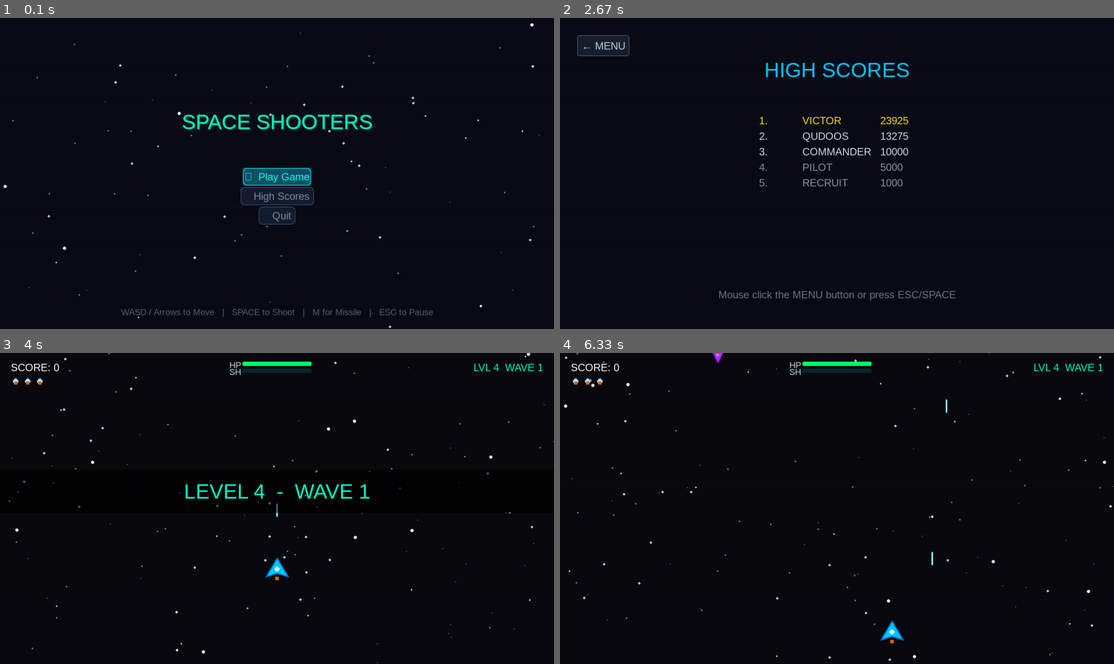
Above: before the commit, frames 1-4 (two rows, left to right).
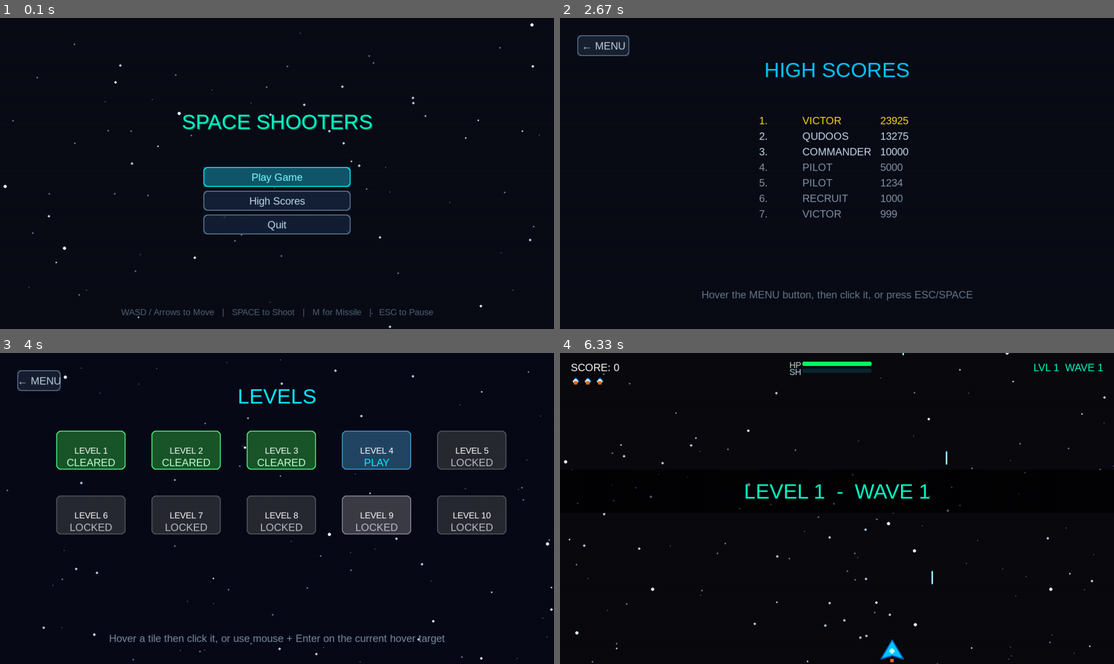
Above: after the commit, the same moments.

Repository: abdulqudoos181005/learning_pygame
Game: pygame game, started from src/game.py
The game is run twice, just before and just after one commit, with the same random seed, the same clock (stepped at 60 frames per second) and the same inputs.
Inputs (mouse positions are in pixels of both pictures, inside the frame that each line leads up to):
- Up to frame 1 (0.1 s): no input
- Up to frame 2 (2.67 s): tap Space at 0.33, 1, 1.4, 1.7 s; click "LEVEL 2" at 0.72 s; hold Up 1.33-1.8 s; move the mouse to (842, 204) at 1.37 s; tap Esc at 1.88 s; press the mouse at (837, 204) at 2.25 s; move the mouse to (820, 198) at 2.35 s; release the mouse at (803, 189) at 2.48 s; press the mouse at (837, 201) at 2.58 s
- Up to frame 3 (4 s): move the mouse to (221, 474) at 2.68 s; release the mouse at (171, 415) at 2.82 s; hold Down 2.88-3.18 s; tap Space at 2.95, 3.62 s; tap J at 3.03 s; press the mouse at (277, 511) at 3.25 s; move the mouse to (349, 527) at 3.35 s; release the mouse at (426, 542) at 3.48 s; hold Up 3.55-3.92 s; press the mouse at (376, 514) at 3.98 s
- Up to frame 4 (6.33 s): move the mouse to (964, 474) at 4.08 s; release the mouse at (992, 433) at 4.22 s; tap Enter at 4.28 s; click (648, 449) at 4.67 s, where only the run after the commit has a clickable "LEVEL 1"; hold Right 4.95-5.58 s; move the mouse to (969, 530) at 4.98 s; tap Space at 5.02, 5.32, 5.68, 6.08 s; tap J at 5.1 s; hold Down 5.62-5.98 s; hold Left from 6.02 s (still down)

The runs differ from the first frame. In frame 1, 4.4% of the frame differs, in the area x 36-64%, y 47-70%; in frame 2, 1.1%; in frame 3, 19%, in the area x 1-100%, y 0-100%; in frame 4, 1.5%.

Commit message:
4th sprint fully implemented and working

Diff:
--- a/high_scores.json
+++ b/high_scores.json
@@ -16,7 +16,15 @@
         "score": 5000
     },
     {
+        "name": "PILOT",
+        "score": 1234
+    },
+    {
         "name": "RECRUIT",
         "score": 1000
+    },
+    {
+        "name": "VICTOR",
+        "score": 999
     }
 ]
--- a/src/states.py
+++ b/src/states.py
@@ -7,6 +7,49 @@
 from save_system import SaveSystem
 from level_system import LevelSystem
 
+
+def _draw_ui_button(screen, rect, label, font, *, hovered=False, pressed=False,
+                    fill=(22, 34, 56, 220), border=(90, 120, 150, 255),
+                    text_color=(240, 240, 240), pulse=0.0):
+    """Shared helper for consistent, mouse-friendly arcade buttons.
+
+    All future UI elements can reuse this helper so hover and click feedback
+    stays visually uniform without duplicating the button drawing logic.
+    """
+    panel = pg.Surface((rect.width, rect.height), pg.SRCALPHA)
+    panel.fill((0, 0, 0, 0))
+
+    fill_r, fill_g, fill_b, fill_a = fill
+    border_r, border_g, border_b, border_a = border
+
+    if hovered:
+        fill_r = min(255, fill_r + 22)
+        fill_g = min(255, fill_g + 36)
+        fill_b = min(255, fill_b + 42)
+        border_r = min(255, border_r + 20)
+        border_g = min(255, border_g + 40)
+        border_b = min(255, border_b + 60)
+
+    if pressed:
+        fill_r = max(0, fill_r - 14)
+        fill_g = max(0, fill_g - 12)
+        fill_b = max(0, fill_b - 18)
+        border_r = min(255, border_r + 24)
+        border_g = min(255, border_g + 40)
+        border_b = min(255, border_b + 50)
+
+    pulse_alpha = int(fill_a + (24 * math.sin(pulse) if pulse else 0))
+    panel.fill((fill_r, fill_g, fill_b, max(0, min(255, pulse_alpha))))
+    pg.draw.rect(panel, (border_r, border_g, border_b, border_a), panel.get_rect(), 2, border_radius=10)
+    screen.blit(panel, rect)
+
+    label_surf = font.render(label, True, text_color)
+    label_rect = label_surf.get_rect(center=rect.center)
+    if pressed:
+        label_rect.move_ip(1, 2)
+    screen.blit(label_surf, label_rect)
+
+
 class State:
     """
     The abstract base class representing a generic Game State (State Pattern).
@@ -41,6 +84,9 @@
         super().__init__(game)
         # Parallax background with 80 stars for the menu
         self.starfield = Starfield(self.game.width, self.game.height, num_stars=80)
+        self.anim_timer = 0.0
+        self.click_timer = 0.0
+        self.click_index = None
 
         # Render the menu title with a nice neon-cyan color
         self.title_text = self.game.assets.title_font.render("SPACE SHOOTERS", True, (0, 255, 200))
@@ -56,11 +102,7 @@
     def _build_buttons(self):
         self.buttons = []
         for idx, option in enumerate(self.options):
-            text_surf = self.game.assets.font.render(option, True, (255, 255, 255))
-            rect = text_surf.get_rect(center=(self.game.width // 2, self.game.height // 2 + idx * 45))
-            rect.width += 40
-            rect.height += 14
-            rect.centerx = self.game.width // 2
+            rect = pg.Rect(self.game.width // 2 - 170, self.game.height // 2 - 15 + idx * 55, 340, 46)
             self.buttons.append({"label": option, "rect": rect})
 
     def handle_events(self, events):
@@ -77,6 +119,8 @@
                 for idx, button in enumerate(self.buttons):
                     if button["rect"].collidepoint(event.pos):
                         self.selected_index = idx
+                        self.click_index = idx
+                        self.click_timer = 0.12
                         self._select_option(idx)
                         return
             elif event.type == pg.KEYDOWN:
@@ -90,6 +134,8 @@
                     self.hovered_index = None
                 # ENTER or SPACE selects the currently highlighted option
                 elif event.key == pg.K_RETURN or event.key == pg.K_SPACE:
+                    self.click_index = self.selected_index
+                    self.click_timer = 0.12
                     self._select_option(self.selected_index)
 
     def _select_option(self, idx=None):
@@ -106,8 +152,13 @@
             self.game.quit()
 
     def update(self, dt):
-        """Scroll the background stars."""
+        """Scroll the background stars and animate menu hover pulses."""
         self.starfield.update(dt)
+        self.anim_timer += dt
+        if self.click_timer > 0:
+            self.click_timer -= dt
+            if self.click_timer <= 0:
+                self.click_index = None
 
     def draw(self, screen):
         # Clear screen with a very deep cosmic blue background
@@ -128,22 +179,35 @@
             rect = button["rect"]
             is_sel = (idx == self.selected_index)
             is_hovered = self.hovered_index == idx
-            color = (0, 255, 255) if is_sel else (120, 140, 160)
+            is_pressed = self.click_index == idx and self.click_timer > 0
+            color = (0, 255, 255) if is_sel else (190, 220, 240)
+            if is_hovered or is_sel:
+                color = (120, 255, 255)
+
+            fill = (22, 34, 56, 220)
+            border = (100, 130, 160, 255)
             if is_hovered:
-                color = (120, 255, 255)
-            prefix = "▶  " if is_sel else "   "
-
-            text_surf = self.game.assets.font.render(f"{prefix}{option}", True, color)
-            panel = pg.Surface((rect.width, rect.height), pg.SRCALPHA)
-            fill = (24, 34, 54, 200) if not is_sel else (18, 90, 110, 230)
-            if is_hovered:
-                fill = (20, 100, 125, 230)
-            panel.fill(fill)
-            pg.draw.rect(panel, (80, 120, 150, 230), panel.get_rect(), 1, border_radius=10)
+                fill = (24, 94, 116, 240)
+                border = (0, 255, 255, 255)
             if is_sel:
-                pg.draw.rect(panel, (0, 255, 255, 190), panel.get_rect(), 2, border_radius=10)
-            screen.blit(panel, rect)
-            screen.blit(text_surf, text_surf.get_rect(center=rect.center))
+                fill = (18, 86, 108, 250)
+                border = (0, 255, 255, 255)
+            if is_pressed:
+                fill = (12, 40, 84, 255)
+                border = (180, 255, 255, 255)
+
+            _draw_ui_button(
+                screen,
+                rect,
+                option,
+                self.game.assets.font,
+                hovered=is_hovered,
+                pressed=is_pressed,
+                fill=fill,
+                border=border,
+                text_color=color,
+                pulse=self.anim_timer * 8 + idx,
+            )
 
         # Draw controller instruction banner at the bottom
         controls_text = self.game.assets.hud_font.render(
@@ -164,6 +228,8 @@
         self.selected_index = 0
         self.buttons = []
         self.blink_timer = 0.0
+        self.back_rect = pg.Rect(40, 40, 100, 48)
+        self.back_hovered = False
         self._build_buttons()
 
     def _build_buttons(self):
@@ -190,6 +256,7 @@
         for event in events:
             if event.type == pg.MOUSEMOTION:
                 mouse_pos = event.pos
+                self.back_hovered = self.back_rect.collidepoint(mouse_pos)
                 self.hovered_index = None
                 for idx, button in enumerate(self.buttons):
                     if button["rect"].collidepoint(mouse_pos):
@@ -198,8 +265,7 @@
                         break
             elif event.type == pg.MOUSEBUTTONDOWN and event.button == 1:
                 mouse_pos = event.pos
-                back_rect = pg.Rect(40, 40, 100, 48)
-                if back_rect.collidepoint(mouse_pos):
+                if self.back_rect.collidepoint(mouse_pos):
                     self.game.change_state(MenuState(self.game))
                     return
                 for idx, button in enumerate(self.buttons):
@@ -219,15 +285,17 @@
                 elif event.key in (pg.K_RIGHT, pg.K_d):
                     self._move_selection(1)
                 elif event.key in (pg.K_RETURN, pg.K_SPACE):
-                    level_num = self.buttons[self.selected_index]["level"]
-                    if self.buttons[self.selected_index]["unlocked"]:
-                        self._launch_level(level_num)
+                    # Keyboard Enter can only launch a level if the mouse is currently hovering a tile.
+                    if self.hovered_index is not None:
+                        level_num = self.buttons[self.hovered_index]["level"]
+                        if self.buttons[self.hovered_index]["unlocked"]:
+                            self._launch_level(level_num)
 
     def _move_selection(self, delta):
         next_idx = self.selected_index + delta
         if 0 <= next_idx < len(self.buttons):
             self.selected_index = next_idx
-            self.hovered_index = next_idx
+            self.hovered_index = None
 
     def _launch_level(self, level_num):
         if level_num <= self.progress.get("highest_unlocked", 1):
@@ -246,23 +314,23 @@
         screen.blit(title, title_rect)
 
         # Exit arrow to return to the menu.
-        back_rect = pg.Rect(40, 40, 100, 48)
-        back_text = self.game.assets.font.render("← MENU", True, (190, 210, 220))
-        back_surface = pg.Surface((back_rect.width, back_rect.height), pg.SRCALPHA)
-        back_surface.fill((30, 40, 58, 190))
-        pg.draw.rect(back_surface, (90, 120, 150), back_surface.get_rect(), 1, border_radius=6)
-        screen.blit(back_surface, back_rect)
-        screen.blit(back_text, back_text.get_rect(center=back_rect.center))
-
-        mouse_pos = pg.mouse.get_pos()
-        if back_rect.collidepoint(mouse_pos):
-            pg.draw.rect(screen, (90, 140, 180), back_rect, 1, border_radius=6)
+        _draw_ui_button(
+            screen,
+            self.back_rect,
+            "← MENU",
+            self.game.assets.font,
+            hovered=self.back_hovered,
+            fill=(30, 40, 58, 190),
+            border=(90, 140, 180, 255) if self.back_hovered else (90, 120, 150, 255),
+            text_color=(190, 210, 220),
+            pulse=self.blink_timer * 8,
+        )
 
         for idx, button in enumerate(self.buttons):
             rect = button["rect"]
             unlocked = button["unlocked"]
             completed = button["completed"]
-            hovered = self.hovered_index == idx or self.selected_index == idx
+            hovered = self.hovered_index == idx
             blink = idx == (self.progress.get("highest_unlocked", 1) - 1) and self.blink_timer % 1.0 < 0.5
 
             fill = (35, 70, 100)
@@ -273,9 +341,13 @@
             elif completed:
                 fill = (26, 86, 42)
                 border = (80, 255, 140)
-            elif hovered:
-                fill = (20, 110, 130)
-                border = (0, 255, 255)
+            if hovered:
+                if unlocked:
+                    fill = (20, 110, 130) if not completed else (40, 130, 70)
+                    border = (0, 255, 255) if not completed else (180, 255, 180)
+                else:
+                    fill = (60, 60, 70)
+                    border = (140, 140, 160)
 
             if unlocked and blink:
                 fill = (20, 130, 120)
@@ -300,7 +372,7 @@
                 status_tag = self.game.assets.font.render("PLAY", True, (0, 240, 255))
                 screen.blit(status_tag, status_tag.get_rect(center=(rect.centerx, rect.centery + 28)))
 
-        hint = self.game.assets.font.render("Click a level or use arrows + ENTER", True, (120, 140, 160))
+        hint = self.game.assets.font.render("Hover a tile then click it, or use mouse + Enter on the current hover target", True, (120, 140, 160))
         hint_rect = hint.get_rect(center=(self.game.width // 2, self.game.height - 60))
         screen.blit(hint, hint_rect)
 
@@ -699,6 +771,7 @@
         self.hovered_index = None
         self.buttons = []
         self._build_buttons()
+        self.anim_timer = 0.0
 
         # Transparent dark overlay cover
         self.overlay = pg.Surface((self.game.width, self.game.height), pg.SRCALPHA)
@@ -735,6 +808,9 @@
                 elif event.key == pg.K_q:
                     self.game.change_state(MenuState(self.game))
 
+    def update(self, dt):
+        self.anim_timer += dt
+
     def draw(self, screen):
         # 1. Render gameplay frames in background so player can see screen behind overlay
         self.previous_state.draw(screen)
@@ -751,16 +827,21 @@
             rect = button["rect"]
             hovered = self.hovered_index == idx
             fill = (20, 30, 44, 220)
-            border = (90, 120, 150)
+            border = (90, 120, 150, 255)
             if hovered:
                 fill = (24, 88, 105, 240)
-                border = (0, 255, 255)
-            panel = pg.Surface((rect.width, rect.height), pg.SRCALPHA)
-            panel.fill(fill)
-            pg.draw.rect(panel, border, panel.get_rect(), 2, border_radius=10)
-            screen.blit(panel, rect)
-            label = self.game.assets.font.render(button["label"], True, (240, 240, 240))
-            screen.blit(label, label.get_rect(center=rect.center))
+                border = (0, 255, 255, 255)
+            _draw_ui_button(
+                screen,
+                rect,
+                button["label"],
+                self.game.assets.font,
+                hovered=hovered,
+                fill=fill,
+                border=border,
+                text_color=(240, 240, 240),
+                pulse=self.anim_timer * 10 + idx,
+            )
 
         hint = self.game.assets.font.render("Press SPACE / ESC to Resume   |   Q to Quit", True, (220, 220, 220))
         hint_rect = hint.get_rect(center=(self.game.width // 2, self.game.height // 2 + 120))
@@ -778,21 +859,29 @@
         self.score = score
         self.save_system = SaveSystem()
         self.player_name = ""
+        self.save_rect = pg.Rect(self.game.width // 2 - 135, self.game.height // 2 + 110, 270, 52)
+        self.save_hovered = False
 
         # Blinking cursor indicator variables
         self.cursor_visible = True
         self.cursor_timer = 0.0
 
+    def _save_score(self):
+        final_name = self.player_name.strip() or "PILOT"
+        self.save_system.save_score(final_name, self.score)
+        self.game.change_state(HighScoresState(self.game))
+
     def handle_events(self, events):
         """Processes keyboard text letters to build the username string."""
         for event in events:
-            if event.type == pg.KEYDOWN:
+            if event.type == pg.MOUSEMOTION:
+                self.save_hovered = self.save_rect.collidepoint(event.pos)
+            elif event.type == pg.MOUSEBUTTONDOWN and event.button == 1:
+                if self.save_rect.collidepoint(event.pos):
+                    self._save_score()
+            elif event.type == pg.KEYDOWN:
                 if event.key == pg.K_RETURN:
-                    # Save finalized score entry
-                    final_name = self.player_name.strip() or "PILOT"
-                    self.save_system.save_score(final_name, self.score)
-                    # Transition to leaderboard
-                    self.game.change_state(HighScoresState(self.game))
+                    self._save_score()
                 elif event.key == pg.K_BACKSPACE:
                     # Remove last character
                     self.player_name = self.player_name[:-1]
@@ -835,8 +924,20 @@
         name_rect = name_surf.get_rect(center=(self.game.width // 2, self.game.height // 2 + 60))
         screen.blit(name_surf, name_rect)
 
+        _draw_ui_button(
+            screen,
+            self.save_rect,
+            "SAVE SCORE",
+            self.game.assets.font,
+            hovered=self.save_hovered,
+            fill=(40, 12, 20, 220),
+            border=(255, 100, 110, 255) if self.save_hovered else (190, 80, 90, 255),
+            text_color=(255, 230, 230),
+            pulse=self.cursor_timer * 12,
+        )
+
         # Bottom hint
-        hint = self.game.assets.hud_font.render("Press ENTER to Save Score & View Leaderboard", True, (130, 140, 150))
+        hint = self.game.assets.hud_font.render("Click SAVE SCORE or press ENTER to View Leaderboard", True, (130, 140, 150))
         hint_rect = hint.get_rect(center=(self.game.width // 2, self.game.height - 80))
         screen.blit(hint, hint_rect)
 
@@ -851,14 +952,23 @@
         self.save_system = SaveSystem()
         self.starfield   = Starfield(self.game.width, self.game.height, num_stars=150)
         self.timer       = 0.0   # Used for animation
+        self.continue_rect = pg.Rect(self.game.width // 2 - 150, self.game.height - 120, 300, 50)
+        self.continue_hovered = False
+
+    def _finalize(self):
+        self.save_system.save_score("VICTOR", self.score)
+        self.game.change_state(HighScoresState(self.game))
 
     def handle_events(self, events):
         for event in events:
-            if event.type == pg.KEYDOWN:
+            if event.type == pg.MOUSEMOTION:
+                self.continue_hovered = self.continue_rect.collidepoint(event.pos)
+            elif event.type == pg.MOUSEBUTTONDOWN and event.button == 1:
+                if self.continue_rect.collidepoint(event.pos):
+                    self._finalize()
+            elif event.type == pg.KEYDOWN:
                 if event.key in (pg.K_RETURN, pg.K_SPACE, pg.K_ESCAPE):
-                    # Auto-save with name "VICTOR" and return to campaign selection.
-                    self.save_system.save_score("VICTOR", self.score)
-                    self.game.change_state(LevelSelectState(self.game))
+                    self._finalize()
 
     def update(self, dt):
         self.starfield.update(dt)
@@ -883,7 +993,19 @@
         score_rect = score_surf.get_rect(center=(self.game.width // 2, self.game.height // 2))
         screen.blit(score_surf, score_rect)
 
-        hint = self.game.assets.font.render("Press ENTER / SPACE to view Leaderboard", True, (100, 130, 150))
+        _draw_ui_button(
+            screen,
+            self.continue_rect,
+            "VIEW LEADERBOARD",
+            self.game.assets.font,
+            hovered=self.continue_hovered,
+            fill=(26, 40, 52, 220),
+            border=(255, 210, 70, 255) if self.continue_hovered else (180, 150, 60, 255),
+            text_color=(255, 240, 200),
+            pulse=self.timer * 8,
+        )
+
+        hint = self.game.assets.font.render("Click VIEW LEADERBOARD or press ENTER / SPACE", True, (100, 130, 150))
         hint_rect = hint.get_rect(center=(self.game.width // 2, self.game.height - 100))
         screen.blit(hint, hint_rect)
 
@@ -896,6 +1018,7 @@
         self.scores_list = self.save_system.load_scores()
         self.back_rect = pg.Rect(40, 40, 120, 48)
         self.back_hovered = False
+        self.anim_timer = 0.0
 
     def handle_events(self, events):
         """Allows returning back to the Main Menu with mouse or keyboard."""
@@ -910,6 +1033,9 @@
                 if event.key in (pg.K_ESCAPE, pg.K_RETURN, pg.K_SPACE):
                     self.game.change_state(MenuState(self.game))
 
+    def update(self, dt):
+        self.anim_timer += dt
+
     def draw(self, screen):
         # Cosmic dark blue fill
         screen.fill((10, 12, 22))
@@ -919,12 +1045,17 @@
         title_rect = title.get_rect(center=(self.game.width // 2, self.game.height // 6))
         screen.blit(title, title_rect)
 
-        back_surface = pg.Surface((self.back_rect.width, self.back_rect.height), pg.SRCALPHA)
-        back_surface.fill((30, 40, 58, 190))
-        pg.draw.rect(back_surface, (90, 140, 180) if self.back_hovered else (90, 120, 150), back_surface.get_rect(), 1, border_radius=6)
-        screen.blit(back_surface, self.back_rect)
-        back_text = self.game.assets.font.render("← MENU", True, (190, 210, 220))
-        screen.blit(back_text, back_text.get_rect(center=self.back_rect.center))
+        _draw_ui_button(
+            screen,
+            self.back_rect,
+            "← MENU",
+            self.game.assets.font,
+            hovered=self.back_hovered,
+            fill=(30, 40, 58, 190),
+            border=(90, 140, 180, 255) if self.back_hovered else (90, 120, 150, 255),
+            text_color=(190, 210, 220),
+            pulse=self.anim_timer * 8,
+        )
 
         # Draw high scores in a formatted 3-column table
         for idx, item in enumerate(self.scores_list[:10]):
@@ -946,6 +1077,6 @@
             screen.blit(score_surf, (self.game.width // 2 + 100, y_pos))
 
         # Return instructions
-        hint = self.game.assets.font.render("Mouse click the MENU button or press ESC/SPACE", True, (100, 120, 140))
+        hint = self.game.assets.font.render("Hover the MENU button, then click it, or press ESC/SPACE", True, (100, 120, 140))
         hint_rect = hint.get_rect(center=(self.game.width // 2, self.game.height - 80))
         screen.blit(hint, hint_rect)
Not shown, changed: implementation_plan.md
